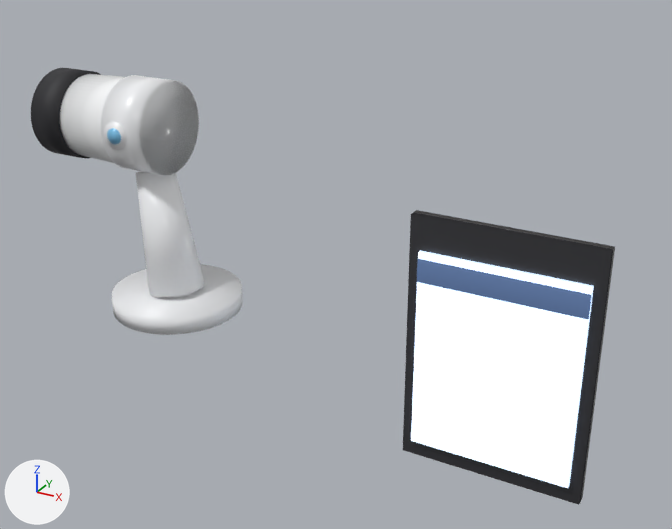
The glTF model assets/model.glb, before and after one commit.
Before and after are seen from a 50 mm camera at (2.05, -2.52, 0.88) aimed at (0.58, 0.16, -0.46). The lights are fixed; the arrows at lower left show +X, +Y and +Z. The picture after the commit comes second. Where no turn or scale is listed for an object, it has been applied to the vertices.

The older version as bpy lines, for what is in view:
```python
me_cone = bpy.data.meshes.new('Cone')
me_cone.from_pydata(...)  # a 56-sided cut cone along x (radius 0.15 at the low end, 0.165 at the high end) spanning x -0.188..0.188, y -0.165..0.165, z -0.165..0.165
me_cone.materials.append(mat_body_white)  # white #f9fafc
me_cube = bpy.data.meshes.new('Cube')
me_cube.from_pydata(...)  # a box spanning x -0.363..0.363, y -0.025..0.025, z -0.512..0.512
me_cube.materials.append(mat_tablet_black)  # dark grey #353538
me_cube_001 = bpy.data.meshes.new('Cube.001')
me_cube_001.from_pydata(...)  # a box spanning x -0.319..0.319, y -0.01..0.01, z -0.41..0.41
me_cube_001.materials.append(mat_tablet_screen)  # white #e5f0fa, glowing blue #c8e2ff
me_cube_002 = bpy.data.meshes.new('Cube.002')
me_cube_002.from_pydata(...)  # a box spanning x -0.319..0.319, y -0.007..0.007, z -0.046..0.046
me_cube_002.materials.append(mat_tablet_header)  # blue #556c95
me_cylinder = bpy.data.meshes.new('Cylinder')
me_cylinder.from_pydata(...)  # a 56-sided cylinder along x spanning x -0.084..0.084, y -0.167..0.167, z -0.167..0.167
me_cylinder.materials.append(mat_collar_white)  # white #f3f5f7
ob_body = bpy.data.objects.new('Body', me_cone)
ob_body.location = (-0.188, 0.0, 0.0)
ob_collar = bpy.data.objects.new('Collar', me_cylinder)
ob_collar.location = (-0.084, 0.0, 0.0)
ob_tablet_body = bpy.data.objects.new('Tablet_Body', me_cube)
ob_tablet_body.location = (1.117, 0.423, -0.829)
ob_tablet_header = bpy.data.objects.new('Tablet_Header', me_cube_002)
ob_tablet_header.location = (1.117, 0.383, -0.521)
ob_tablet_screen = bpy.data.objects.new('Tablet_Screen', me_cube_001)
ob_tablet_screen.location = (1.117, 0.388, -0.859)
# also in view: 'Stand_Base' at (0.01, -0.04, -0.64); 'Head_Housing' at (-0.44, 0.0, 0.0); 'Grip' at (-0.02, -0.04, -0.39)
```
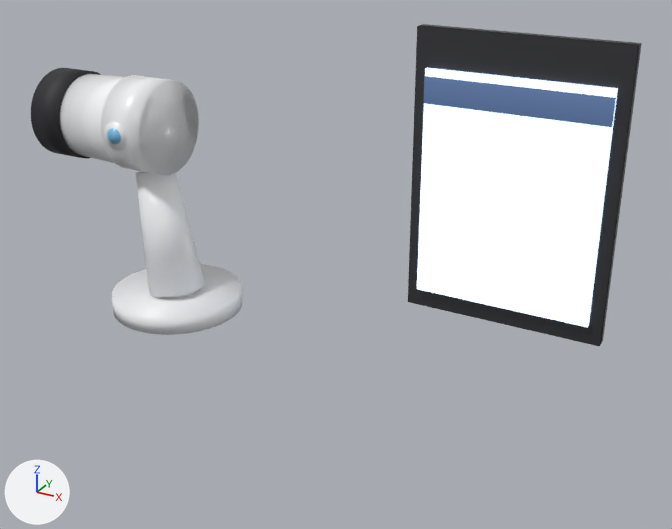
Commit message: Align tablet with scanner prototype on the same base plane

What differs and where, as boxes [x1, y1, x2, y2] in the pictures (672 x 529 px):
'Tablet_Screen', moved: before [411, 250, 594, 488]; after [417, 67, 618, 328]
'Tablet_Body', moved: before [403, 210, 615, 505]; after [408, 24, 642, 346]
'Tablet_Header', moved: before [417, 259, 592, 319]; after [424, 76, 616, 127]
'Body', moved: [60, 74, 199, 175] in both

Patch to the scene script:
```diff
--- a/assets/model.glb.py
+++ b/assets/model.glb.py
@@ ob_body @@
 ob_body = bpy.data.objects.new('Body', me_cone)
-ob_body.location = (-0.188, 0.0, 0.0)
+ob_body.location = (-0.187, 0.0, 0.0)
@@ ob_tablet_body @@
 ob_tablet_body = bpy.data.objects.new('Tablet_Body', me_cube)
-ob_tablet_body.location = (1.117, 0.423, -0.829)
+ob_tablet_body.location = (1.117, 0.423, -0.158)
@@ ob_tablet_header @@
 ob_tablet_header = bpy.data.objects.new('Tablet_Header', me_cube_002)
-ob_tablet_header.location = (1.117, 0.383, -0.521)
+ob_tablet_header.location = (1.117, 0.383, 0.149)
@@ ob_tablet_screen @@
 ob_tablet_screen = bpy.data.objects.new('Tablet_Screen', me_cube_001)
-ob_tablet_screen.location = (1.117, 0.388, -0.859)
+ob_tablet_screen.location = (1.117, 0.388, -0.189)
```
